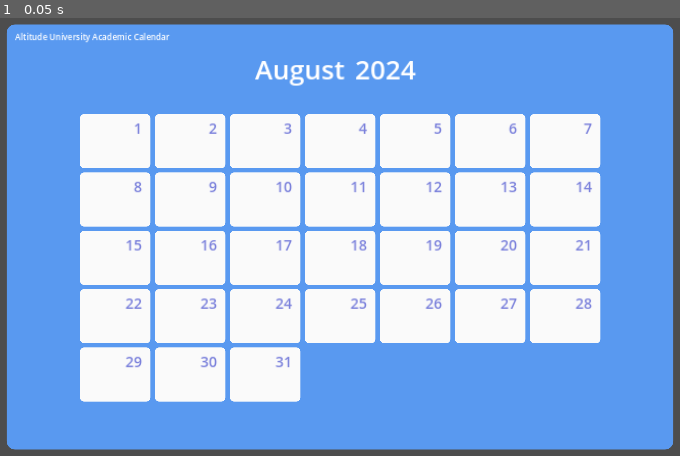
Above: before the commit, frame 1.
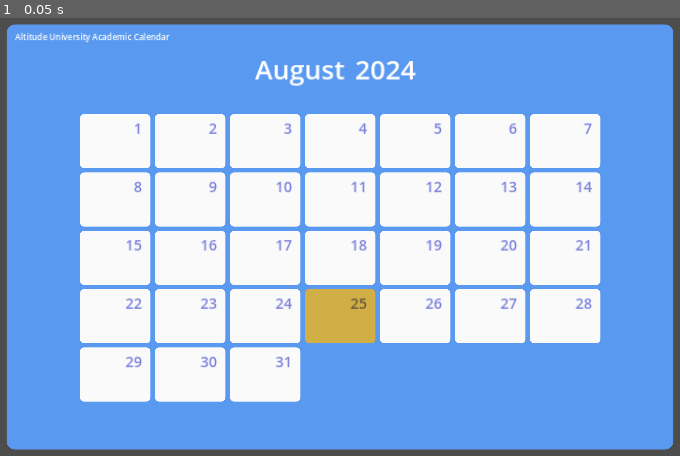
Above: after the commit, the same moment.

Repository: kyle-hessel/godot-narrative-prototype
Game: Godot game, scene res://scenes/UI/calendar_ui.tscn
Same seed, same stepped clock (60 frames per second), same inputs: the game is played once before the commit and once after it. This scene is started directly instead of the project's main scene.
Inputs:
- Up to frame 1 (0.05 s): no input

The runs differ from the first frame. In frame 1, 1.3% of the frame differs, in the area x 44-56%, y 61-75%.

Commit message:
Added color modulation to date_ui's date_panel when the given day in the grid matches the current in-game day.

Diff:
--- a/scripts/UI/calendar_ui.gd
+++ b/scripts/UI/calendar_ui.gd
@@ -9,6 +9,10 @@
 	year_title.text = str(GameManager.calendar_manager.year.number)
 
 	for d in range(GameManager.calendar_manager.month.days.size()):
+		var current_day: int = GameManager.calendar_manager.current_day_num
 		var date_inst: Control = date_entry.instantiate()
 		%DaysGrid.add_child(date_inst)
+
 		date_inst.date_number.text = str(d + 1)
+		if d == current_day:
+			date_inst.date_panel.modulate = "d6b247"
--- a/scripts/UI/date_ui.gd
+++ b/scripts/UI/date_ui.gd
@@ -2,6 +2,7 @@
 
 class_name DateUI
 
+@onready var date_panel: PanelContainer = $DatePanel
 @onready var date_number: Label = $DatePanel/DatePanelMargin/DateNumber
 
 func _ready():
